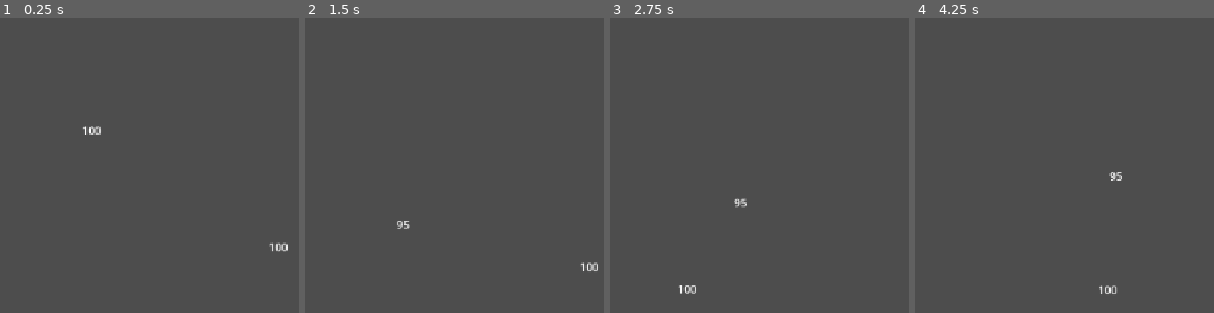
Above: before the commit, frames 1-4 (left to right).
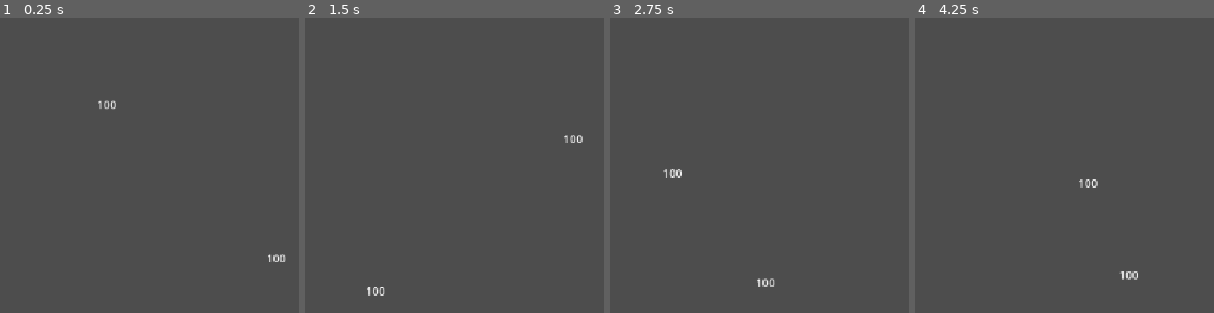
Above: after the commit, the same moments.

Repository: akiiris/ball-duels
Game: Godot game, scene res://scenes/main.tscn
The game is run twice, just before and just after one commit, with the same random seed, the same clock (stepped at 60 frames per second) and the same inputs.
Inputs:
- Up to frame 1 (0.25 s): no input
- Up to frame 2 (1.5 s): no input
- Up to frame 3 (2.75 s): no input
- Up to frame 4 (4.25 s): no input

The runs differ from the first frame. In frame 1, 0.5% of the frame differs, in the area x 27-97%, y 27-83%; in frame 2, 0.4%; in frame 3, 0.5%; in frame 4, 0.5%.

Commit message:
Change ball to rigidbody

Diff:
--- a/scenes/ball/ball.gd
+++ b/scenes/ball/ball.gd
@@ -1,5 +1,5 @@
 class_name Ball
-extends CharacterBody2D
+extends RigidBody2D
 
 var speed: float = 4.0
 var health: int = 100
@@ -7,7 +7,7 @@
 var movement_vector: Vector2
 
 func _ready() -> void:
-	movement_vector = Vector2(4,5).normalized()
+	movement_vector = Vector2(randi_range(1,100),randi_range(1,100)).normalized()
 	movement_vector *= speed
 
 	update_health_text()
--- a/scenes/ball/ball.tscn
+++ b/scenes/ball/ball.tscn
@@ -2,12 +2,21 @@
 
 [ext_resource type="Script" uid="uid://dmyhiru1a17tt" path="res://scenes/ball/ball.gd" id="1_oqv3d"]
 
+[sub_resource type="PhysicsMaterial" id="PhysicsMaterial_6cikw"]
+friction = 0.0
+bounce = 1.0
+absorbent = true
+
 [sub_resource type="CircleShape2D" id="CircleShape2D_cjddi"]
 radius = 40.0
 
-[node name="Ball" type="CharacterBody2D" unique_id=464241686]
+[node name="Ball" type="RigidBody2D" unique_id=1128941441]
 collision_layer = 2
 collision_mask = 3
+physics_material_override = SubResource("PhysicsMaterial_6cikw")
+gravity_scale = 0.0
+contact_monitor = true
+max_contacts_reported = 4
 script = ExtResource("1_oqv3d")
 
 [node name="Col" type="CollisionShape2D" parent="." unique_id=4406282]
--- a/scenes/ball/types/contact_ball.gd
+++ /dev/null
@@ -1,6 +0,0 @@
-extends Ball
-
-var damage: int = 5
-
-func ball_collision(other_ball: Ball):
-	other_ball.receive_hit(damage)
--- a/scenes/ball/types/contact_ball.tscn
+++ /dev/null
@@ -1,25 +0,0 @@
-[gd_scene format=3 uid="uid://dhfmbgopajif2"]
-
-[ext_resource type="Script" uid="uid://bxnkgmwcoymwe" path="res://scenes/ball/types/contact_ball.gd" id="1_ivm5q"]
-
-[sub_resource type="CircleShape2D" id="CircleShape2D_cjddi"]
-radius = 40.0
-
-[node name="ContactBall" type="CharacterBody2D" unique_id=1447695241]
-collision_layer = 2
-collision_mask = 3
-script = ExtResource("1_ivm5q")
-metadata/_custom_type_script = "uid://dmyhiru1a17tt"
-
-[node name="Col" type="CollisionShape2D" parent="." unique_id=1083688682]
-shape = SubResource("CircleShape2D_cjddi")
-metadata/_edit_lock_ = true
-
-[node name="HealthLabel" type="Label" parent="." unique_id=419430690]
-offset_left = -30.0
-offset_top = -30.0
-offset_right = 30.0
-offset_bottom = 30.0
-horizontal_alignment = 1
-vertical_alignment = 1
-metadata/_edit_lock_ = true
--- a/scenes/world.tscn
+++ b/scenes/world.tscn
@@ -2,7 +2,6 @@
 
 [ext_resource type="PackedScene" uid="uid://bnxrcf1bovwl4" path="res://scenes/arena.tscn" id="1_nnsk1"]
 [ext_resource type="PackedScene" uid="uid://brkr4u278k3fj" path="res://scenes/ball/ball.tscn" id="2_rwgxs"]
-[ext_resource type="PackedScene" uid="uid://dhfmbgopajif2" path="res://scenes/ball/types/contact_ball.tscn" id="3_4wyf3"]
 
 [node name="World" type="Node2D" unique_id=738565079]
 
@@ -15,5 +14,5 @@
 [node name="Ball" parent="." unique_id=464241686 instance=ExtResource("2_rwgxs")]
 position = Vector2(-123, -95)
 
-[node name="ContactBall" parent="." unique_id=1447695241 instance=ExtResource("3_4wyf3")]
-position = Vector2(146, 73)
+[node name="Ball2" parent="." unique_id=67823795 instance=ExtResource("2_rwgxs")]
+position = Vector2(162, 127)
Not shown, removed: scenes/ball/types/contact_ball.gd.uid
